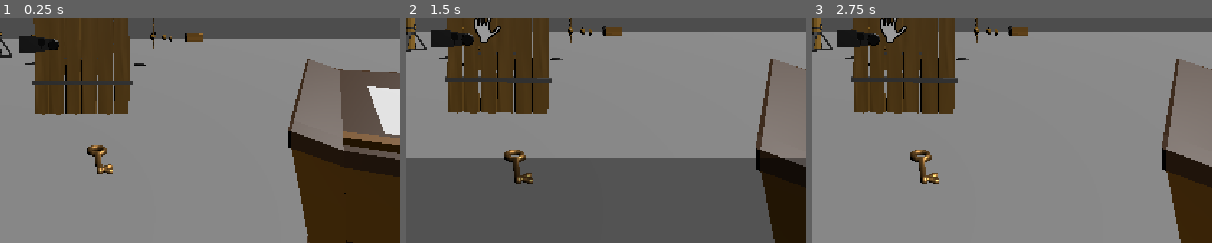
Above: before the commit, frames 1-3 (left to right).
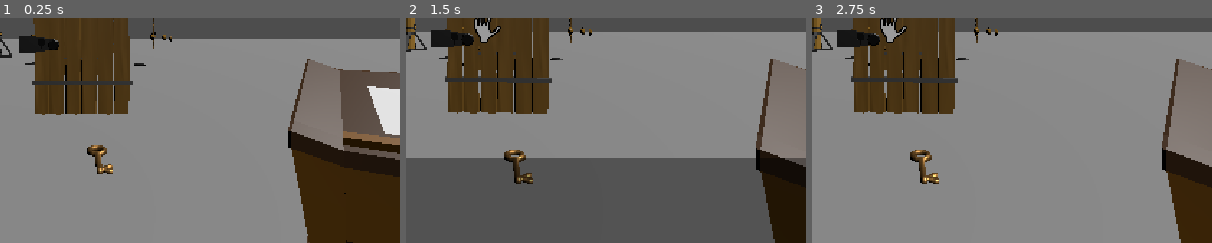
Above: after the commit, the same moments.

Repository: Adam-Gallina/ldj57
Game: Godot game, scene res://Scenes/test_map.tscn
The game is run twice, just before and just after one commit, with the same random seed, the same clock (stepped at 60 frames per second) and the same inputs. This scene is started directly instead of the project's main scene. The engine's default icon, where the game draws it, is replaced by a stand-in: a white triangle on a blue panel in a dark square.
Inputs (mouse positions are % of the whole screen's width and height, from its top left):
- Up to frame 1 (0.25 s): no input
- Up to frame 2 (1.5 s): tap Enter at 0.5 s; move the mouse to (49, 52) at 0.52 s; hold W (Forward) 0.53-1.25 s; click (49, 52) at 0.6 s; click "Inventory" at 1.25 s
- Up to frame 3 (2.75 s): click "Notes" at 2 s
The pictures show only the part of the screen within x 40-90%, y 48-98%; the shares and areas given below are measured in that part.

The runs differ from the first frame. In frame 1, 0.2% of the frame differs, in the area x 46-51%, y 6-11%; in frame 2, 0.2%, in the area x 49-54%, y 3-8%; in frame 3, 0.2%.

Commit message:
Notes no longer getting duplicated, fixed chest UI

Diff:
--- a/InteractiveObjects/ComboLock/combo_lock.gd
+++ b/InteractiveObjects/ComboLock/combo_lock.gd
@@ -15,6 +15,7 @@
     if Locked: return false
 
     ComboUI.show()
+    Constants.GetPlayer().set_input(false, false)
     Input.mouse_mode = Input.MOUSE_MODE_VISIBLE
     await combo_input
 
@@ -29,11 +30,13 @@
     if val == Combination:
         activate()
         ComboUI.hide()
+        Constants.GetPlayer().set_input(true, true)
         Input.mouse_mode = Input.MOUSE_MODE_CAPTURED
         combo_input.emit(val)
 
 func hide_ui():
     ComboUI.hide()
+    Constants.GetPlayer().set_input(true, true)
     Input.mouse_mode = Input.MOUSE_MODE_CAPTURED
 
     combo_input.emit("")
--- a/InteractiveObjects/grabbable_note.gd
+++ b/InteractiveObjects/grabbable_note.gd
@@ -12,7 +12,8 @@
 	if Locked:
 		return false
 
-	Inventory.add_note(self)
+	if not Inventory.contains_note(NoteID):
+		Inventory.add_note(self)
 	Inventory.show_notes()
 	Inventory._on_inventory_note_selected(NoteID)
 
--- a/Scenes/test_map.tscn
+++ b/Scenes/test_map.tscn
@@ -192,7 +192,7 @@
 Locked = true
 
 [node name="ChestLock" parent="Node3D4" instance=ExtResource("16_4v5x5")]
-transform = Transform3D(0.155107, 0, 0.987898, 0, 1, 0, -0.987898, 0, 0.155107, 8.80413, 0.561018, -22.6812)
+transform = Transform3D(0.155107, 0, 0.987898, 0, 1, 0, -0.987898, 0, 0.155107, 2.76674, 0.561015, 3.77338)
 
 [node name="Chest" parent="Node3D4/ChestLock" instance=ExtResource("17_ltvoi")]
 Locked = true
